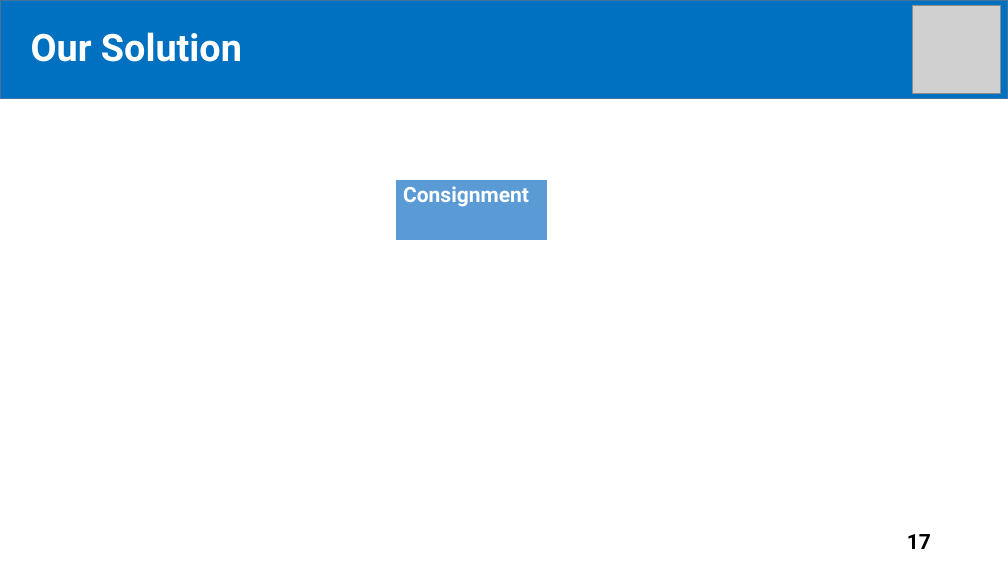
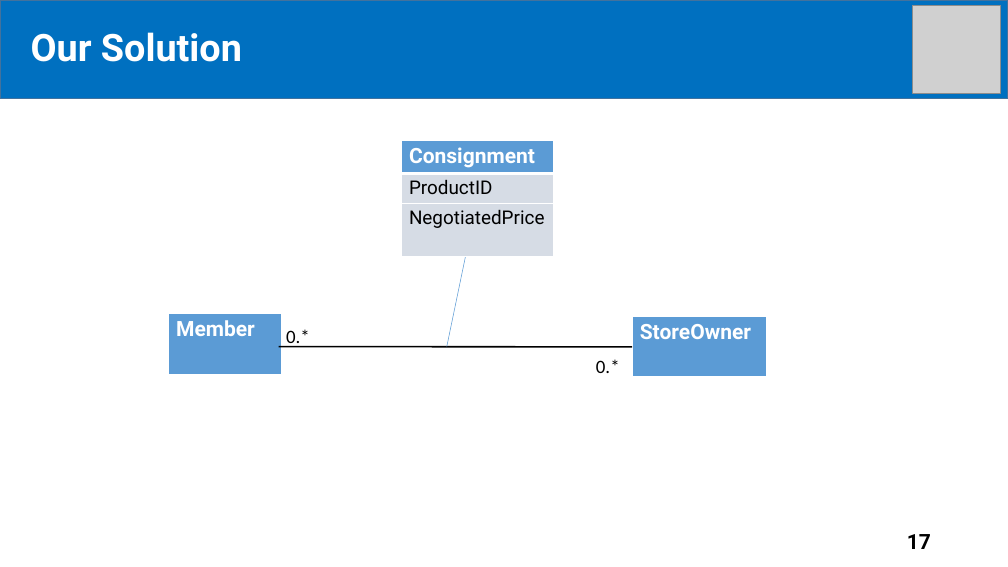
Before and after one commit to tiendan3108/CP, a slide deck: slide 17 of Source/Presentation/PreFinalPresentation.pptx. Drawn at 1008x567 pixels with LibreOffice and Linux fonts; fonts in the diff are those of the drawing; grey boxes stand for pictures. Boxes give left, top, right and bottom in pixels: in the first picture for what was removed or moved away, otherwise in the second. Text is boxed around its words. In the diff, an @@ line names an element or a change of style, - is before the commit and + after.

```diff
--- a/Source/Presentation/PreFinalPresentation.pptx
+++ b/Source/Presentation/PreFinalPresentation.pptx
@@ table at (402, 141, 553, 256) @@
+row 2: ProductID
+row 3: NegotiatedPrice
@@ table: place and size @@
-table at (395, 179, 547, 241)
+table at (402, 141, 553, 256)
@@ line added from (447, 346) to (466, 256), #5B9BD5 0.5 pt @@
@@ table added at (169, 313, 281, 375), 1 rows, 1 columns @@
+Member
@@ text added at (286, 329, 310, 348), 18 pt, text #000000 @@
+0.*
@@ table added at (632, 316, 766, 378), 1 rows, 1 columns @@
+StoreOwner
@@ line added from (279, 346) to (632, 347), #000000 1.5 pt @@
@@ text added at (596, 359, 620, 373), 18 pt, text #000000 @@
+0.*
```
Also in this commit, not shown: 48 other slides changed, 13 slides added.
